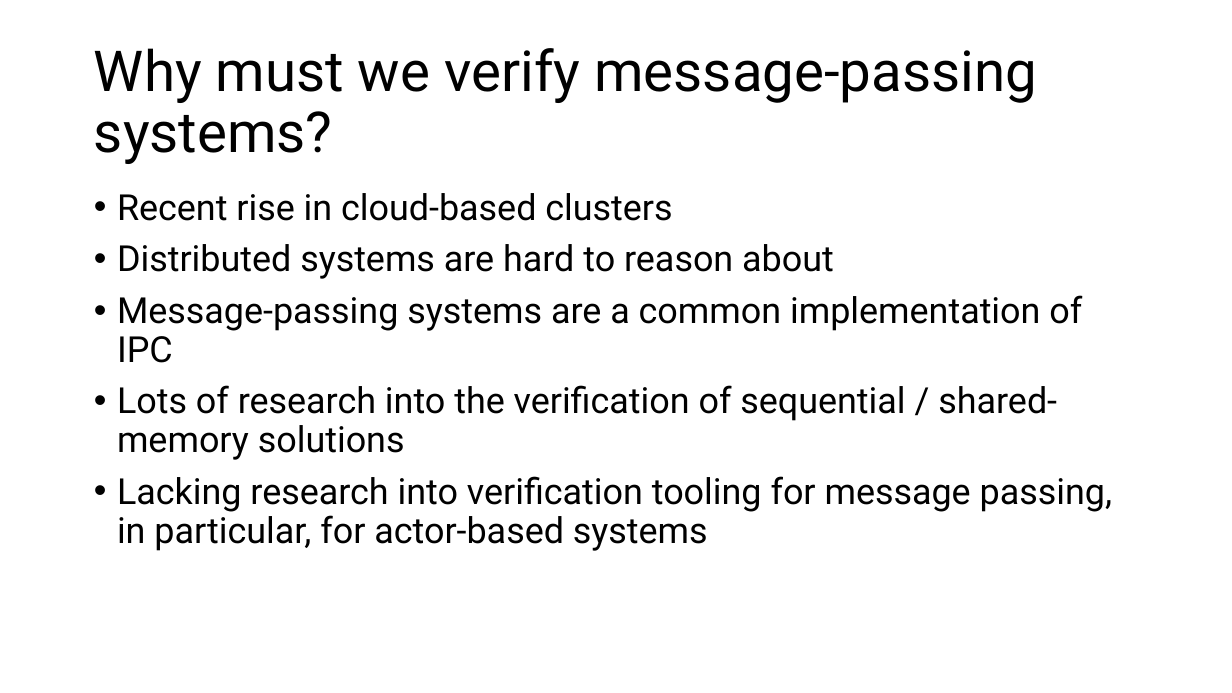
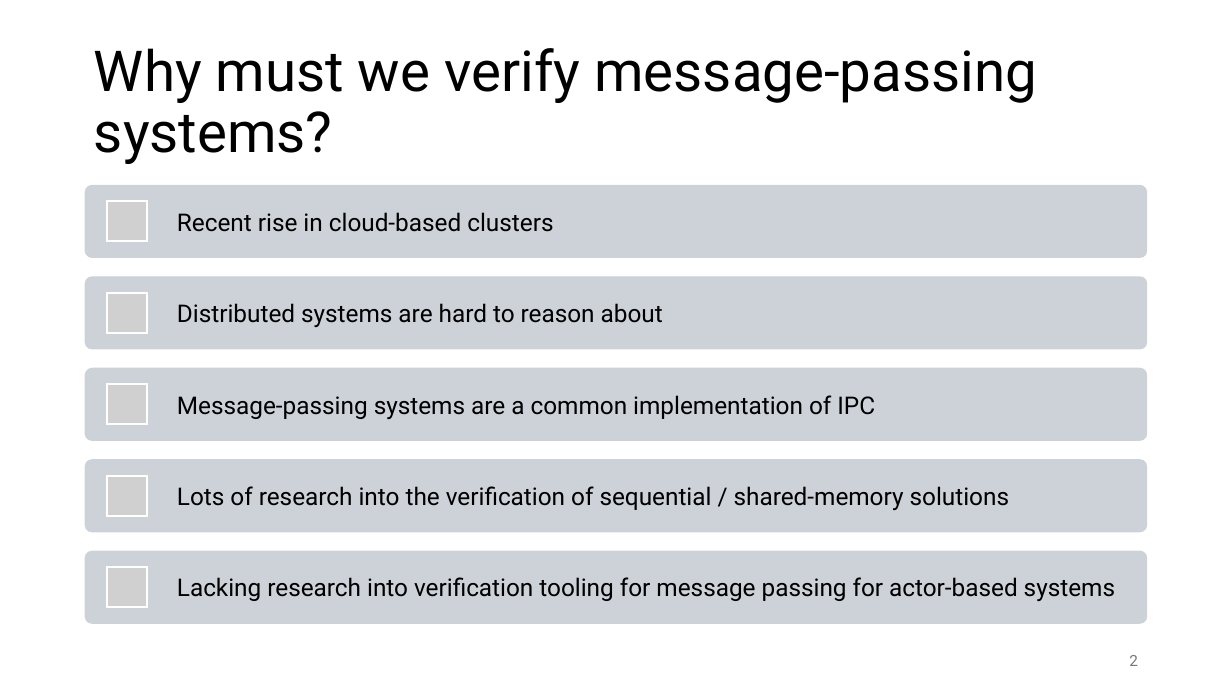
Before and after one commit to matt-neave/verificationAwareElixir, a slide deck: slide 2 of presentation/Verlixir Presentation.pptx. Drawn at 1232x693 pixels with LibreOffice and Linux fonts; fonts in the diff are those of the drawing; grey boxes stand for pictures. Boxes give left, top, right and bottom in pixels: in the first picture for what was removed or moved away, otherwise in the second. Text is boxed around its words. In the diff, an @@ line names an element or a change of style, - is before the commit and + after.

```diff
--- a/presentation/Verlixir Presentation.pptx
+++ b/presentation/Verlixir Presentation.pptx
@@ text removed at [117,193,1112,551] @@
-• Recent rise in cloud-based clusters
-• Distributed systems are hard to reason about
-• Message-passing systems are a common implementation of IPC
-• Lots of research into the verification of sequential / shared-memory solutions
-• Lacking research into verification tooling for message passing, in particular, for actor-based systems
@@ group added at [85,185,1148,624]: 5 rounded rectangles, 5 pictures, 5 texts @@
+Recent rise in cloud-based clusters
+Distributed systems are hard to reason about
+Message-passing systems are a common implementation of IPC
+Lots of research into the verification of sequential / shared-memory solutions
+Lacking research into verification tooling for message passing for actor-based systems
@@ page number added at [1129,655,1138,666], 12 pt, text #797979 @@
+2
```
Also in this commit, not shown: 15 other slides changed, 13 slides added, 2 slides removed, 18 other files.
